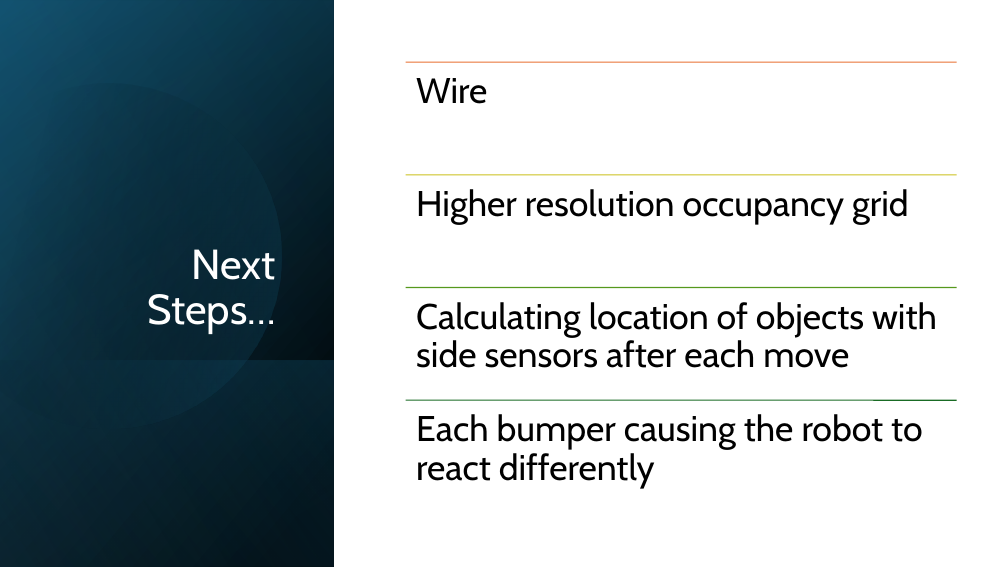
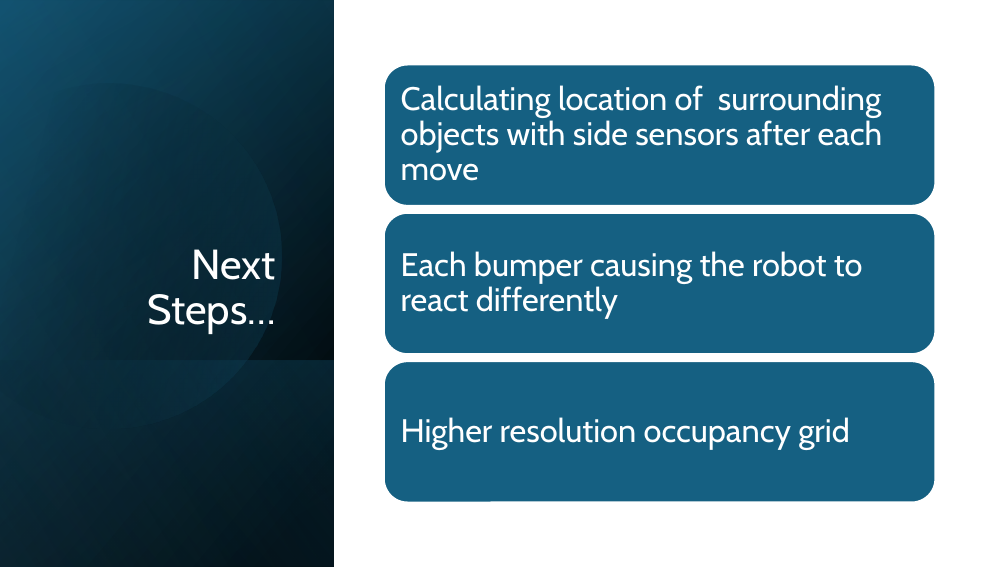
Before and after one commit to greenpanda111/GEOFF_RDAC, a slide deck: slide 7 of Presentation/GEOFF.pptx. Drawn at 1008x567 pixels with LibreOffice and Linux fonts; fonts in the diff are those of the drawing. Boxes give left, top, right and bottom in pixels: in the first picture for what was removed or moved away, otherwise in the second. Text is boxed around its words. In the diff, an @@ line names an element or a change of style, - is before the commit and + after.

```diff
--- a/Presentation/GEOFF.pptx
+++ b/Presentation/GEOFF.pptx
@@ rounded rectangle added at bbox=[384, 65, 935, 206], fill #156082, outline #FFFFFF 1.5 pt @@
@@ text "Calculating location of surrounding objects ..." at bbox=[401, 85, 883, 181]: vertical alignment top to middle @@
@@ text at bbox=[401, 85, 883, 181]: text changed; size 34 to 31 pt; text colour #000000 to #FFFFFF @@
-Calculating location of objects with side sensors after each move
+Calculating location of surrounding objects with side sensors after each move
@@ rounded rectangle added at bbox=[384, 213, 935, 354], fill #156082, outline #FFFFFF 1.5 pt @@
@@ text "Each bumper causing the robot ..." at bbox=[401, 251, 863, 319]: size 34 to 31 pt, text colour #000000 to #FFFFFF; less space between paragraphs; vertical alignment top to middle @@
@@ text "Each bumper causing the robot ...": place and size @@
-text "Each bumper causing the robot ..." at bbox=[416, 414, 923, 488]
+text "Each bumper causing the robot ..." at bbox=[401, 251, 863, 319]
@@ rounded rectangle added at bbox=[384, 361, 935, 502], fill #156082, outline #FFFFFF 1.5 pt @@
@@ text "Higher resolution occupancy grid": place and size @@
-text "Higher resolution occupancy grid" at bbox=[416, 189, 909, 224]
+text "Higher resolution occupancy grid" at bbox=[401, 417, 850, 450]
@@ text "Higher resolution occupancy grid" at bbox=[401, 417, 850, 450]: size 34 to 31 pt, text colour #000000 to #FFFFFF; less space between paragraphs; vertical alignment top to middle @@
@@ group removed at bbox=[405, 62, 957, 400]: 4 lines, 1 text @@
-Wire
```
Also in this commit, not shown: 5 other slides changed, 1 slide added, 1 slide removed, 49 other files.
